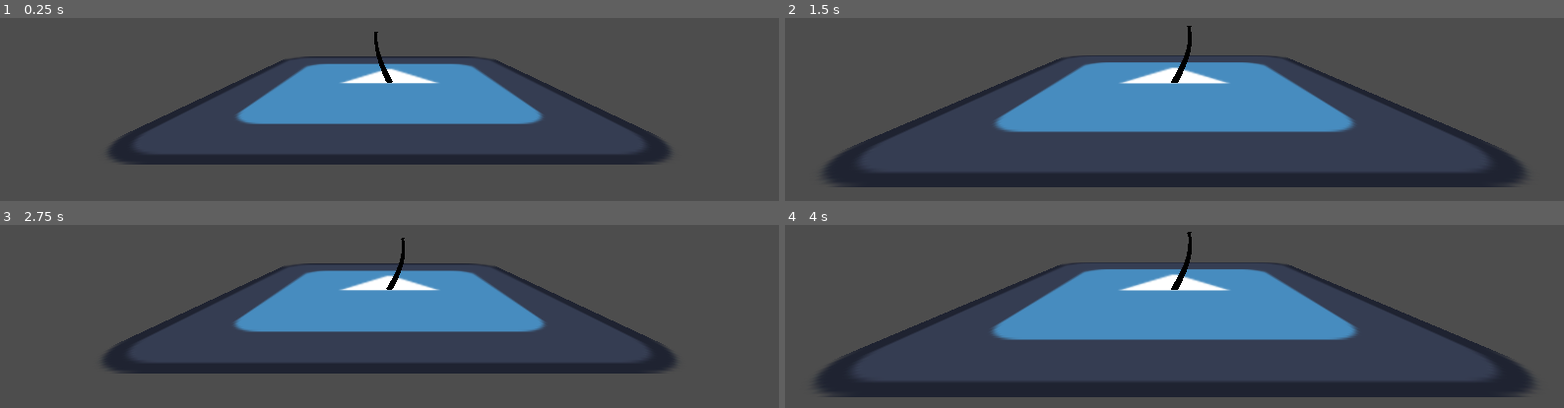
Above: before the commit, frames 1-4 (two rows, left to right).
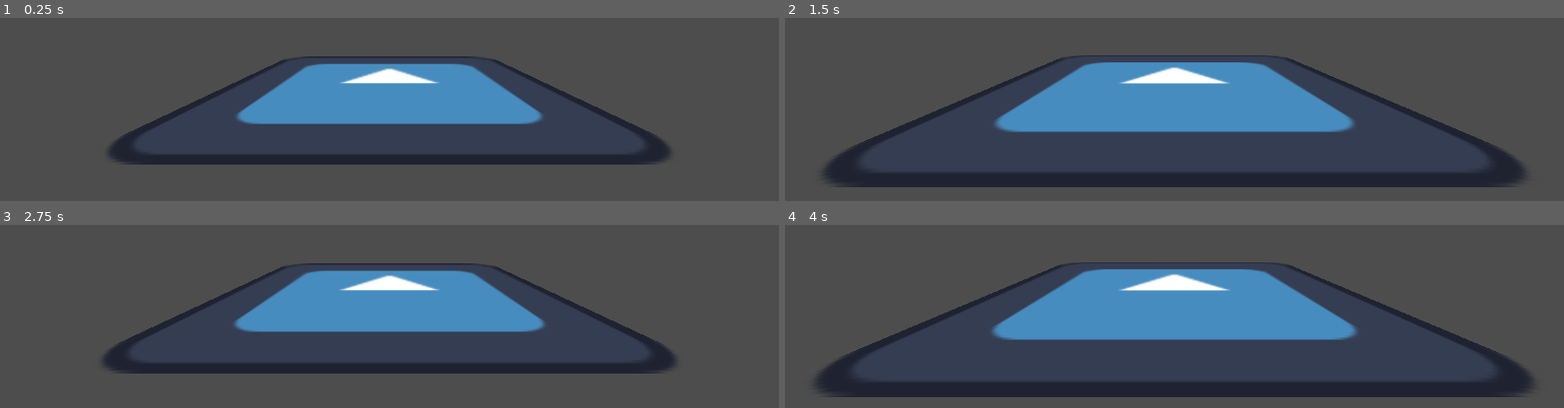
Above: after the commit, the same moments.

Repository: jcovar9/FlowerGenerator
Game: Godot game, scene res://main_scene.tscn
Two runs of this game, one before a commit and one after it. Both use one fixed random seed, a clock stepped at 60 frames per second and the inputs below. The engine's default icon, where the game draws it, is replaced by a stand-in: a white triangle on a blue panel in a dark square.
Inputs (mouse positions are in pixels of both pictures, inside the frame that each line leads up to):
- Up to frame 1 (0.25 s): no input
- Up to frame 2 (1.5 s): tap Enter at 0.5 s; move the mouse to (outside the picture) at 0.52 s; press the mouse at (outside the picture) at 0.53 s; tap Space at 1.25 s; move the mouse to (1018, 32) at 1.27 s; release the mouse at (1018, 32) at 1.28 s; tap Mouse wheel up (ZoomIn) at 1.35 s
- Up to frame 3 (2.75 s): tap Enter at 2 s; move the mouse to (outside the picture) at 2.02 s; tap Mouse wheel down (ZoomOut) at 2.1 s
- Up to frame 4 (4 s): tap Space at 2.75 s; move the mouse to (1135, 305) at 2.77 s; click (1135, 305) at 2.85 s; tap Enter at 3.5 s; move the mouse to (1408, 283) at 3.52 s; tap Mouse wheel up (ZoomIn) at 3.6 s

The runs differ from the first frame. In frame 1, 0.2% of the frame differs, in the area x 48-51%, y 7-36%; in frame 2, 0.2%; in frame 3, 0.2%; in frame 4, 0.2%, in the area x 49-53%, y 3-36%.
Error before the commit: Cannot call method 'queue_free' on a null value. (res://Scripts/FlowerBuilder.gd:7)
Error after the commit: Parse Error: Could not find type "flower_head" in the current scope. (res://Scripts/stem.gd:11)

Commit message:
working on petal mesh generation

Diff:
--- a/Scripts/FlowerBuilder.gd
+++ b/Scripts/FlowerBuilder.gd
@@ -4,15 +4,15 @@
 @export var seed : int = 0:
 	set(new_seed):
 		seed = new_seed
-		root_stem.queue_free()
-		create_root_stem()
+		if root_stem:
+			root_stem.queue_free()
+			create_root_stem()
 
-@export
-var stem_shader : Shader
+@export var stem_shader : Shader
 var root_stem : stem
 
-@export
-var flower_head_shader : Shader
+@export var flower_head_shader : Shader
+@export var petal_shader : Shader
 
 var rng := RandomNumberGenerator.new()
 
@@ -22,7 +22,7 @@
 
 func create_root_stem() -> void:
 	rng.set_seed(seed)
-	root_stem = stem.new(stem_shader, flower_head_shader, rng, Vector3.ZERO, Vector3(0,1,0))
+	root_stem = stem.new(stem_shader, flower_head_shader, petal_shader, rng, Vector3.ZERO, Vector3(0,1,0))
 	add_child(root_stem)
 
 # Called every frame. 'delta' is the elapsed time since the previous frame.
--- /dev/null
+++ b/Scripts/flower.gd
@@ -0,0 +1,22 @@
+@tool
+extends Node3D
+
+@export var flower_head : MeshInstance3D
+@export var seed : int = 0:
+	set(new_seed):
+		seed = new_seed
+		set_rng()
+
+var rng : RandomNumberGenerator
+
+func initialize(rng:RandomNumberGenerator) -> void:
+	flower_head.initialize(rng)
+
+func set_rng() -> void:
+	if not rng:
+		rng = RandomNumberGenerator.new()
+		rng.seed = seed
+		initialize(rng)
+
+func _ready() -> void:
+	set_rng()
--- a/Scripts/flower_head.gd
+++ b/Scripts/flower_head.gd
@@ -1,42 +1,15 @@
-class_name flower_head
-extends Node3D
+extends MeshInstance3D
 
-var look_at_target : Vector3
+@export var petal : MeshInstance3D
 
-# Flower fields
-var flower_head_mesh := MeshInstance3D.new()
-var flower_head_shader : Shader
+func initialize(rng:RandomNumberGenerator) -> void:
+	var xz_scale := rng.randf_range(0.05, 0.15)
+	var y_scale := rng.randf_range(0.01, 0.15)
 
-# RNG fields
-var rng : RandomNumberGenerator
-var xz_scale : float
-var y_scale : float
+	scale = Vector3(xz_scale, y_scale, xz_scale)
 
-func _init(flower_head_shader:Shader, rng:RandomNumberGenerator, offset:Vector3, look_at_target:Vector3) -> void:
-	self.flower_head_shader = flower_head_shader
-	self.rng = rng
-	self.position = offset
-	self.look_at_target = look_at_target
-	set_rng_values()
-	create_mesh()
+	petal.initialize(rng)
 
-func create_mesh() -> void:
-	flower_head_mesh.mesh = SphereMesh.new()
-	flower_head_mesh.mesh.is_hemisphere = true
-	flower_head_mesh.mesh.material = ShaderMaterial.new()
-	flower_head_mesh.mesh.material.shader = flower_head_shader
-	flower_head_mesh.rotate_x(deg_to_rad(-90))   # align mesh with parent node forward direction
-	flower_head_mesh.scale = Vector3(xz_scale, y_scale, xz_scale)
-	add_child(flower_head_mesh)
-
-func set_rng_values() -> void:
-	xz_scale = rng.randf_range(0.05, 0.15)
-	y_scale = rng.randf_range(0.01, 0.15)
-
-func set_shader_values() -> void:
-	pass
 
 func _ready() -> void:
-	if(look_at_target.x == 0.0 or look_at_target.z == 0.0):
-		look_at_target += Vector3(.001,0,0)
-	look_at(look_at_target)
+	pass
--- /dev/null
+++ b/Scripts/petal.gd
@@ -0,0 +1,16 @@
+@tool
+class_name petal
+extends Node3D
+
+@export var normal_face : MeshInstance3D
+@export var flipped_face : MeshInstance3D
+
+# RNG fields
+var rng : RandomNumberGenerator
+
+func initialize(rng:RandomNumberGenerator) -> void:
+	self.rng = rng
+
+
+func _ready() -> void:
+	pass
--- a/Scripts/stem.gd
+++ b/Scripts/stem.gd
@@ -11,6 +11,8 @@
 var flower : flower_head
 var flower_head_shader : Shader
 
+var petal_shader : Shader
+
 # RNG fields
 var rng:RandomNumberGenerator
 var height : float
@@ -19,9 +21,10 @@
 var xcurve : Array
 var zcurve : Array
 
-func _init(stem_shader:Shader, flower_head_shader:Shader, rng:RandomNumberGenerator, offset:Vector3, look_at_target:Vector3) -> void:
+func _init(stem_shader:Shader, flower_head_shader:Shader, petal_shader:Shader, rng:RandomNumberGenerator, offset:Vector3, look_at_target:Vector3) -> void:
 	self.stem_shader = stem_shader
 	self.flower_head_shader = flower_head_shader
+	self.petal_shader = petal_shader
 	self.rng = rng
 	self.position = offset
 	self.look_at_target = look_at_target
@@ -65,7 +68,7 @@
 	return stem_pos.rotated(Vector3.RIGHT, deg_to_rad(-90))
 
 func _ready() -> void:
-	flower = flower_head.new(flower_head_shader, rng, get_local_stem_pos(height), to_global(get_local_stem_pos(height + 0.01)))
+	flower = flower_head.new(flower_head_shader, petal_shader, rng, get_local_stem_pos(height), to_global(get_local_stem_pos(height + 0.01)))
 	add_child(flower)
 	if(look_at_target.x == 0.0 or look_at_target.z == 0.0):
 		look_at_target += Vector3(.001,0,0)
--- /dev/null
+++ b/Shaders/petal_shader.gdshader
@@ -0,0 +1,33 @@
+shader_type spatial;
+
+float getBottomCurve(float yValue){
+	float retValue = 0.0;
+	return retValue;
+}
+
+void vertex() {
+	// Called for every vertex the material is visible on.
+	VERTEX.y += 0.5;
+	if(VERTEX.y < 0.5){
+		VERTEX.x += sin(VERTEX.y * 20.0);
+		//if(VERTEX.x == 0.0){
+			//
+		//}else{
+			//if(VERTEX.x < 0.0){
+				//VERTEX.x *= VERTEX.y;
+			//}else{
+				//VERTEX.x *= VERTEX.y;
+			//}
+		//}
+	}
+
+}
+
+void fragment() {
+	// Called for every pixel the material is visible on.
+}
+
+//void light() {
+	// Called for every pixel for every light affecting the material.
+	// Uncomment to replace the default light processing function with this one.
+//}
--- /dev/null
+++ b/flower.tscn
@@ -0,0 +1,28 @@
+[gd_scene load_steps=7 format=3 uid="uid://4nvq37igq6td"]
+
+[ext_resource type="Script" path="res://Scripts/flower.gd" id="1_kacu8"]
+[ext_resource type="Shader" path="res://Shaders/flower_shader.gdshader" id="2_7i7qs"]
+[ext_resource type="Script" path="res://Scripts/flower_head.gd" id="4_oxd4r"]
+[ext_resource type="PackedScene" uid="uid://coot606l3f3h6" path="res://petal.tscn" id="4_vmhly"]
+
+[sub_resource type="ShaderMaterial" id="ShaderMaterial_1j6vg"]
+render_priority = 0
+shader = ExtResource("2_7i7qs")
+
+[sub_resource type="SphereMesh" id="SphereMesh_x8dfy"]
+material = SubResource("ShaderMaterial_1j6vg")
+height = 0.5
+radial_segments = 20
+rings = 20
+is_hemisphere = true
+
+[node name="Flower" type="Node3D" node_paths=PackedStringArray("flower_head")]
+script = ExtResource("1_kacu8")
+flower_head = NodePath("Flower Head")
+
+[node name="Flower Head" type="MeshInstance3D" parent="."]
+transform = Transform3D(1, 0, 0, 0, -4.37114e-08, 1, 0, -1, -4.37114e-08, 0, 0, 0)
+mesh = SubResource("SphereMesh_x8dfy")
+script = ExtResource("4_oxd4r")
+
+[node name="Petal" parent="Flower Head" instance=ExtResource("4_vmhly")]
--- a/main_scene.tscn
+++ b/main_scene.tscn
@@ -1,10 +1,13 @@
-[gd_scene load_steps=6 format=3 uid="uid://dwr043netjyqm"]
+[gd_scene load_steps=8 format=3 uid="uid://dwr043netjyqm"]
 
 [ext_resource type="Texture2D" uid="uid://c2ljehwse3pwo" path="res://icon.svg" id="1_eet0s"]
 [ext_resource type="Script" path="res://Scripts/camera_movement.gd" id="1_ltqbk"]
 [ext_resource type="Script" path="res://Scripts/FlowerBuilder.gd" id="3_32hd4"]
 [ext_resource type="Shader" path="res://Shaders/stem_shader.gdshader" id="4_mn17e"]
 [ext_resource type="Shader" path="res://Shaders/flower_shader.gdshader" id="5_nes7o"]
+[ext_resource type="Shader" path="res://Shaders/petal_shader.gdshader" id="6_swgop"]
+
+[sub_resource type="PlaneMesh" id="PlaneMesh_xae4b"]
 
 [node name="MainScene" type="Node3D"]
 
@@ -20,6 +23,10 @@
 
 [node name="FlowerBuilder" type="Node3D" parent="."]
 script = ExtResource("3_32hd4")
-seed = 7
 stem_shader = ExtResource("4_mn17e")
 flower_head_shader = ExtResource("5_nes7o")
+petal_shader = ExtResource("6_swgop")
+
+[node name="MeshInstance3D" type="MeshInstance3D" parent="FlowerBuilder"]
+visible = false
+mesh = SubResource("PlaneMesh_xae4b")
--- /dev/null
+++ b/petal.tscn
@@ -0,0 +1,32 @@
+[gd_scene load_steps=7 format=3 uid="uid://coot606l3f3h6"]
+
+[ext_resource type="Shader" path="res://Shaders/petal_shader.gdshader" id="1_cge8l"]
+[ext_resource type="Script" path="res://Scripts/petal.gd" id="2_fcmt8"]
+
+[sub_resource type="ShaderMaterial" id="ShaderMaterial_k07co"]
+render_priority = 0
+shader = ExtResource("1_cge8l")
+
+[sub_resource type="QuadMesh" id="QuadMesh_ti3ur"]
+material = SubResource("ShaderMaterial_k07co")
+subdivide_width = 1
+subdivide_depth = 10
+
+[sub_resource type="ShaderMaterial" id="ShaderMaterial_0o84y"]
+render_priority = 0
+shader = ExtResource("1_cge8l")
+
+[sub_resource type="QuadMesh" id="QuadMesh_sqa3f"]
+material = SubResource("ShaderMaterial_0o84y")
+flip_faces = true
+subdivide_width = 1
+subdivide_depth = 5
+
+[node name="Petal" type="Node3D"]
+script = ExtResource("2_fcmt8")
+
+[node name="Normal Face" type="MeshInstance3D" parent="."]
+mesh = SubResource("QuadMesh_ti3ur")
+
+[node name="Flipped Face" type="MeshInstance3D" parent="."]
+mesh = SubResource("QuadMesh_sqa3f")
